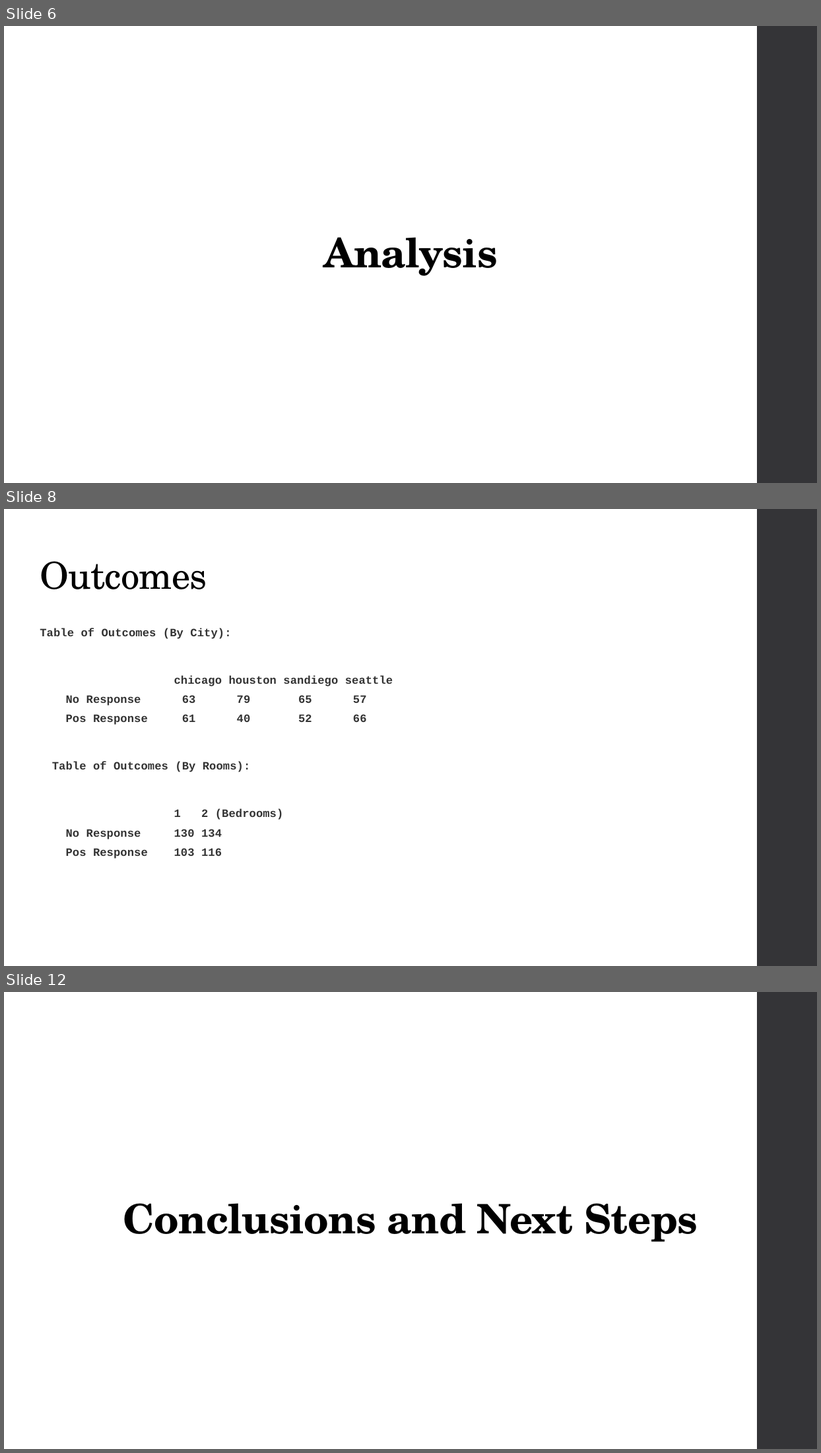
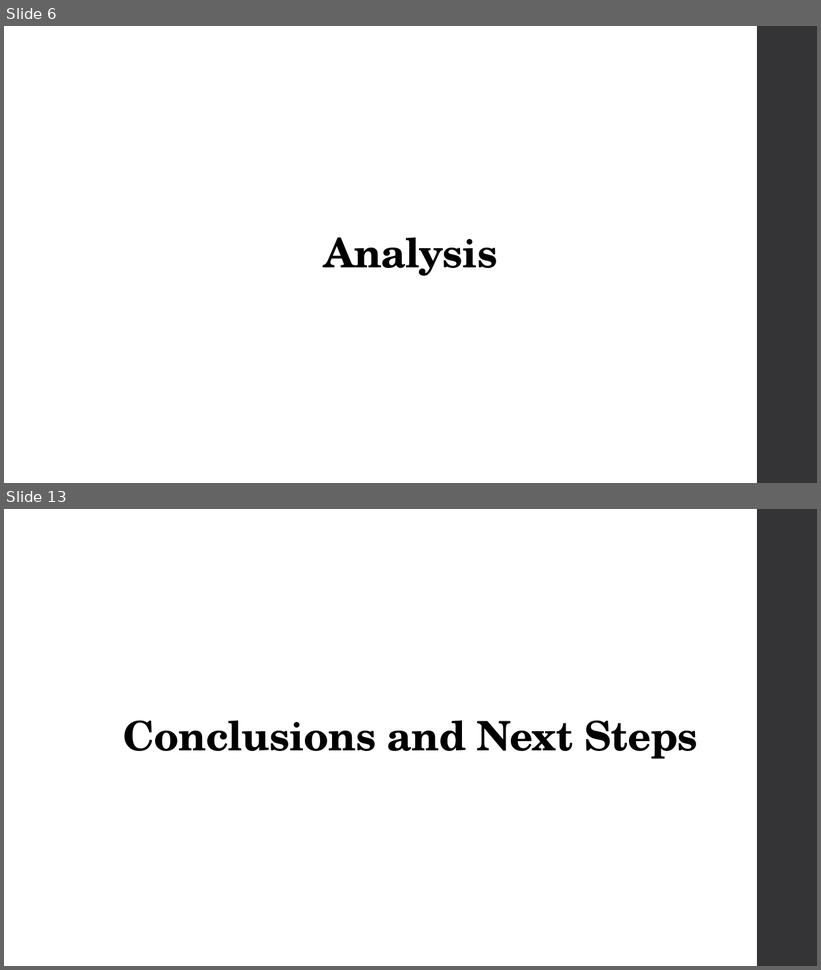
Before and after one commit to ChrisMcPherson/mids-w241-final, a slide deck: Presentation/Basic Data and Analysis.pptx. Shown one above the other, each under a label of ours: slides 6, 8 and 12 before the commit, slides 6 and 13 after it; the slides between them are not shown. The pictures are 821x1453 and 821x970 pixels, drawn with LibreOffice and Linux fonts; fonts in the diff are those of the drawing. Boxes give left, top, right and bottom in pixels: in the first picture for what was removed or moved away, otherwise in the second. Text is boxed around its words. In the diff, an @@ line names an element or a change of style, - is before the commit and + after.

```diff
--- a/Presentation/Basic Data and Analysis.pptx
+++ b/Presentation/Basic Data and Analysis.pptx
@@ slide 8 removed at (4,509,817,966), background #FFFFFF; not listed: 1 template element that a slide beside it also shows @@
@@ title removed at (40,561,207,590) @@
-Outcomes
@@ text removed at (40,628,393,859) @@
-Table of Outcomes (By City):
-chicago houston sandiego seattle
-No Response 63 79 65 57
-Pos Response 61 40 52 66
-Table of Outcomes (By Rooms):
-1 2 (Bedrooms)
-No Response 130 134
-Pos Response 103 116
@@ what was slide 12 is now slide 13 @@
```
Also in this commit, not shown: 6 slides added, 4 other slides removed, 2 other files.
